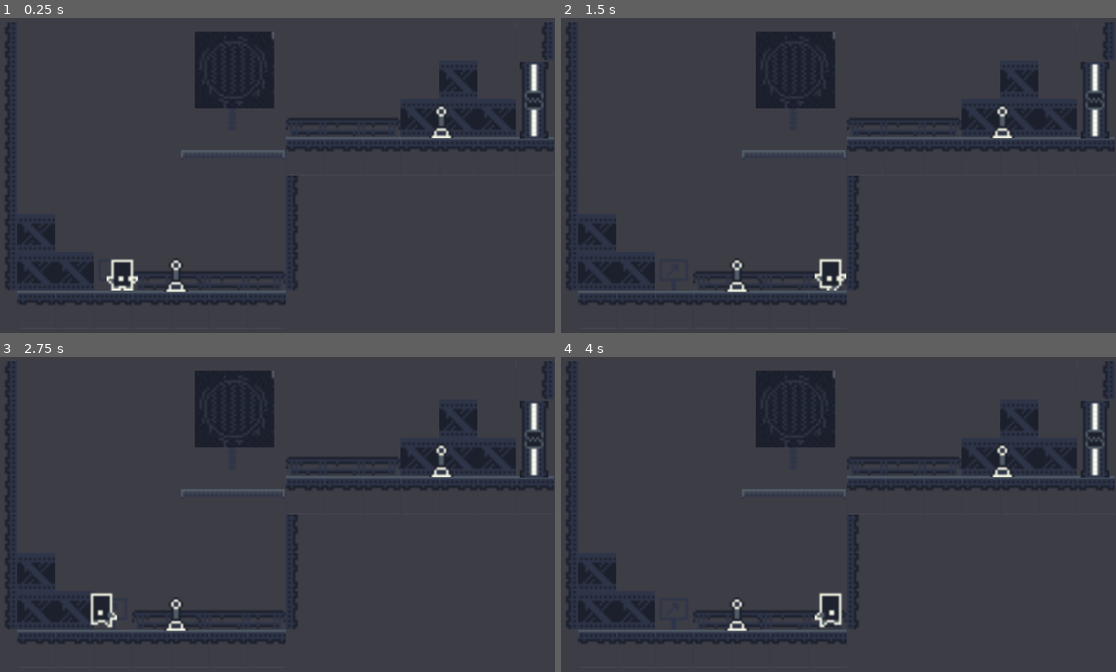
Above: before the commit, frames 1-4 (two rows, left to right).
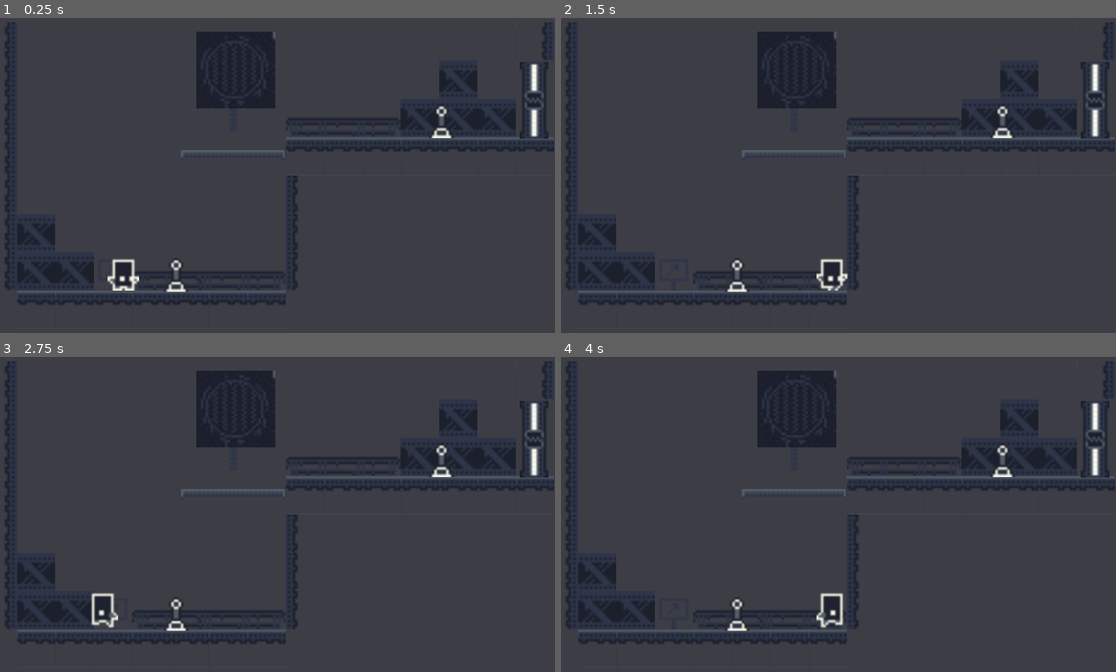
Above: after the commit, the same moments.

Repository: JuanG10/minion3
Game: Godot game, scene res://escenas/niveles/Tutorial 1 mecanicas_basicas.tscn
Same seed, same stepped clock (60 frames per second), same inputs: the game is played once before the commit and once after it. After the commit the project has no main scene; this scene is started directly in both runs.
Inputs:
- Up to frame 1 (0.25 s): no input
- Up to frame 2 (1.5 s): tap Enter at 0.5 s; hold Right (ui_right) from 0.53 s (still down); tap X (Accionar_palanca) at 0.6 s; tap Up (ui_up) at 0.77 s; tap Space (Impulso) at 1.35 s
- Up to frame 3 (2.75 s): tap Up (ui_up) at 1.52 s; release Right (ui_right) at 2.03 s; hold Left (ui_left) from 2.03 s (still down); tap X (Accionar_palanca) at 2.1 s
- Up to frame 4 (4 s): release Left (ui_left) at 2.78 s; hold Right (ui_right) from 2.78 s (still down); tap Space (Impulso) at 2.85 s; tap Up (ui_up) at 3.02, 3.77 s; tap X (Accionar_palanca) at 3.6 s

The runs differ from the first frame. In frame 1, 0.3% of the frame differs, in the area x 19-82%, y 4-87%; in frame 2, 0.3%; in frame 3, 0.3%; in frame 4, 0.3%, in the area x 35-82%, y 4-87%.

Commit message:
solucionadoPasoDeNivel

Diff:
--- a/Global.gd
+++ b/Global.gd
@@ -1,6 +1,8 @@
 extends Node
 
+const FIRST_lEVEL = 1
 const LAST_LEVEL = 8
+var actual_level
 
 var levels_map = {
 	0: preload("res://escenas/niveles/youwin.tscn"),
@@ -13,22 +15,14 @@
 	7: preload("res://escenas/niveles/Nivel 3.tscn")
 }
 
-func _ready():
-	$"Tutorial 1".connect("change_level", self, "on_change_level")
-
-func on_change_level(next_level_id:int)->void:
-
-
-	var new_level = _instance_level(next_level_id)
-	new_level.next_level_id = next_level_id + 1
-	new_level.connect("change_level", self, "on_change_level")
-	get_child(1).get_tree().change_scene(new_level.resource_path)
-	if new_level.name == "Nivel 1":
-		$ControllerMusic.start_bgm_level_1_y_2()
-	elif new_level.name == "Nivel 3":
-		$ControllerMusic.start_bgm_level_3()
-
-#get_tree().change_scene("res://Scenes/Levels/Level "+str(current_stage)+".xml")
+func on_change_level(next_id)->void:
+	if next_id != null: actual_level = next_id
+	else : actual_level += 1
+	get_tree().change_scene_to(levels_map[actual_level])
+	if get_tree().get_root().name == "Nivel 1":
+		ControllerMusic.start_bgm_level_1_y_2()
+	elif get_tree().get_root().name == "Nivel 3":
+		ControllerMusic.start_bgm_level_3()
 
 func _remove_first_child()->void:
 	var hijo_actual = get_child(1)
--- a/escenas/Global.tscn
+++ /dev/null
@@ -1,13 +0,0 @@
-[gd_scene load_steps=4 format=2]
-
-[ext_resource path="res://Global.gd" type="Script" id=1]
-[ext_resource path="res://escenas/niveles/Tutorial 1 mecanicas_basicas.tscn" type="PackedScene" id=2]
-[ext_resource path="res://escenas/objetos/Controller_Music.tscn" type="PackedScene" id=3]
-
-[node name="Global" type="Node"]
-script = ExtResource( 1 )
-
-[node name="ControllerMusic" parent="." instance=ExtResource( 3 )]
-
-[node name="Tutorial 1" parent="." instance=ExtResource( 2 )]
-next_level_id = 2
--- a/escenas/niveles/Nivel 1.tscn
+++ b/escenas/niveles/Nivel 1.tscn
@@ -415,6 +415,7 @@
 
 [node name="Nivel 1" type="Node"]
 script = ExtResource( 10 )
+next_level_id = 6
 
 [node name="TileMap" type="TileMap" parent="."]
 position = Vector2( 23.296, 462.242 )
--- a/escenas/niveles/Nivel 2.tscn
+++ b/escenas/niveles/Nivel 2.tscn
@@ -431,6 +431,7 @@
 
 [node name="Nivel 2" type="Node"]
 script = ExtResource( 12 )
+next_level_id = 7
 
 [node name="TileMap" type="TileMap" parent="."]
 position = Vector2( 14.2544, 217.379 )
@@ -476,7 +477,7 @@
 position = Vector2( 69.0273, 140.359 )
 
 [node name="Palanca_de_presion" parent="." instance=ExtResource( 6 )]
-position = Vector2( 70.4112, 135.257 )
+position = Vector2( 66.2398, 135.758 )
 accionar = "Rejilla"
 id = 3
 
--- a/escenas/niveles/Tutorial 1 mecanicas_basicas.tscn
+++ b/escenas/niveles/Tutorial 1 mecanicas_basicas.tscn
@@ -412,6 +412,7 @@
 
 [node name="Tutorial 1" type="Node"]
 script = ExtResource( 7 )
+next_level_id = 2
 
 [node name="TileMap" type="TileMap" parent="."]
 tile_set = SubResource( 11 )
--- a/escenas/niveles/Tutorial 2 placa_de_salto_y_puentes.tscn
+++ b/escenas/niveles/Tutorial 2 placa_de_salto_y_puentes.tscn
@@ -414,6 +414,7 @@
 
 [node name="Tutorial 2" type="Node"]
 script = ExtResource( 9 )
+next_level_id = 3
 
 [node name="TileMap" type="TileMap" parent="."]
 tile_set = SubResource( 11 )
--- a/escenas/niveles/Tutorial 3 robots.tscn
+++ b/escenas/niveles/Tutorial 3 robots.tscn
@@ -413,6 +413,7 @@
 
 [node name="Tutorial 3" type="Node"]
 script = ExtResource( 7 )
+next_level_id = 4
 
 [node name="Camera2D" type="Camera2D" parent="."]
 position = Vector2( 155.053, -22.7025 )
--- a/escenas/niveles/Tutorial 4 placas_de_presion.tscn
+++ b/escenas/niveles/Tutorial 4 placas_de_presion.tscn
@@ -443,6 +443,7 @@
 
 [node name="Tutorial 4" type="Node"]
 script = ExtResource( 10 )
+next_level_id = 5
 
 [node name="TileMap" type="TileMap" parent="."]
 tile_set = SubResource( 11 )
--- a/project.godot
+++ b/project.godot
@@ -16,11 +16,11 @@
 [application]
 
 config/name="Minion 3"
-run/main_scene="res://escenas/niveles/Tutorial 1 mecanicas_basicas.tscn"
 
 [autoload]
 
-Global="*res://scripts/Global.gd"
+Global="*res://Global.gd"
+ControllerMusic="*res://escenas/objetos/Controller_Music.tscn"
 
 [input]
 
@@ -42,6 +42,9 @@
 
 [rendering]
 
-quality/2d/use_pixel_snap=true
+quality/driver/fallback_to_gles2=true
+threads/thread_model=2
+quality/subsurface_scattering/quality=2
+quality/voxel_cone_tracing/high_quality=true
 environment/default_clear_color=Color( 0.243137, 0.243137, 0.278431, 1 )
 environment/default_environment="res://default_env.tres"
--- a/scripts/ControllerMusic.gd
+++ b/scripts/ControllerMusic.gd
@@ -1,12 +1,10 @@
 extends Node
-
 
 func _ready():
 	song_music_level()
 
 func song_music_level():
 	$Music_tutoriales.play()
-
 
 func start_bgm_level_1_y_2():
 	$Music_tutoriales.stop()
--- a/scripts/level_name.gd
+++ b/scripts/level_name.gd
@@ -3,3 +3,6 @@
 export (int) var next_level_id
 
 signal change_level(next_level_id)
+
+func _ready():
+	connect("change_level", Global, "on_change_level")
